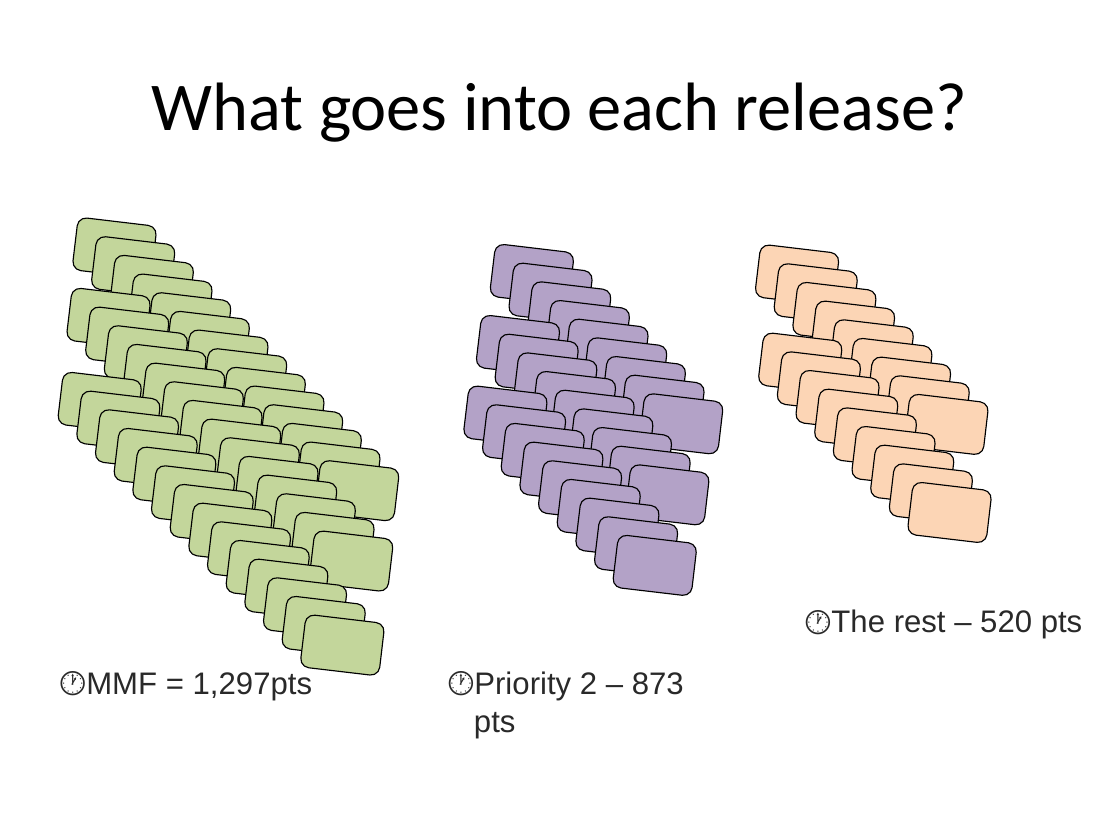
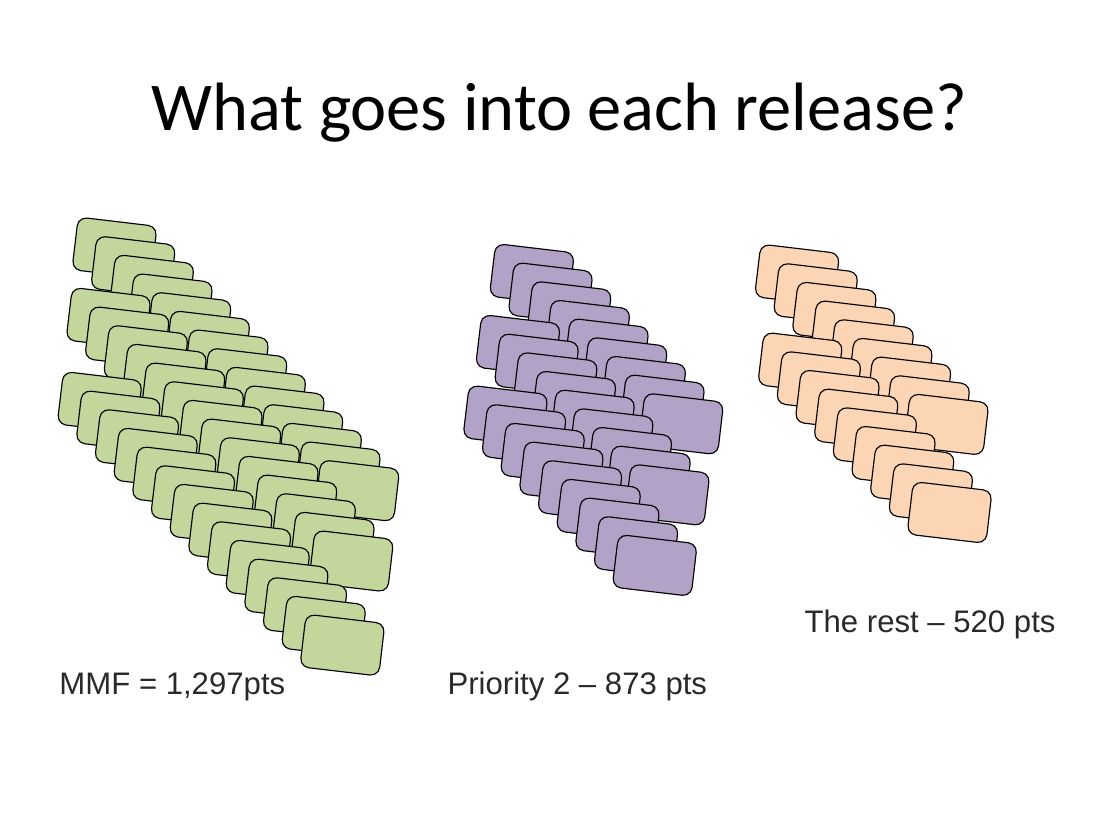
Before and after one commit to ThoughtWorksInc/TWTraining, a slide deck: slide 10 of Agile Fundamentals for Product Owner/05-Release and iteration planning.pptx. Drawn at 1120x840 pixels with LibreOffice and Linux fonts; fonts in the diff are those of the drawing; background and template pictures are left out. Boxes give left, top, right and bottom in pixels: in the first picture for what was removed or moved away, otherwise in the second. Text is boxed around its words. In the diff, an @@ line names an element or a change of style, - is before the commit and + after.

```diff
--- a/Agile Fundamentals for Product Owner/05-Release and iteration planning.pptx
+++ b/Agile Fundamentals for Product Owner/05-Release and iteration planning.pptx
@@ bullet 🕐 to none in 3 elements at [59,672,285,701], [448,671,707,701], [805,609,1055,639] @@
```
Also in this commit, not shown: 3 other files.
